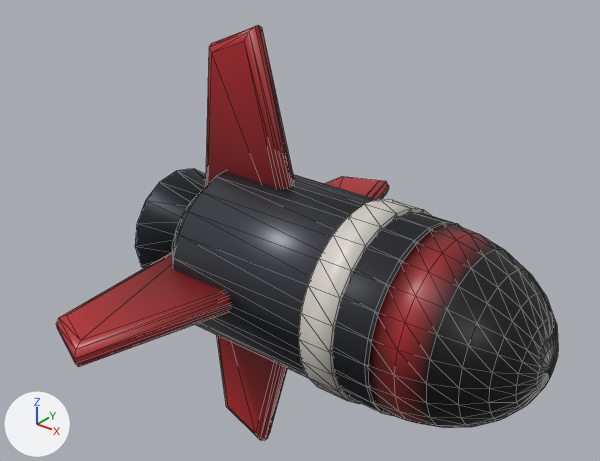
Before and after pictures for a commit that changed the glTF model public/models/proj_missile.glb.
Rendered twice from a 50 mm lens placed at (0.693, -1.062, 0.744), pointed at (-0.16, 0.004, 0.083). Every picture has the same lights, and +X, +Y and +Z are marked at lower left. The older version comes first. Mesh edges are drawn as thin lines. Where no turn or scale is listed for an object, it has been applied to the vertices. Vertices at exactly the same position are counted once.

Objects in the first picture: 'missile_mesh'.
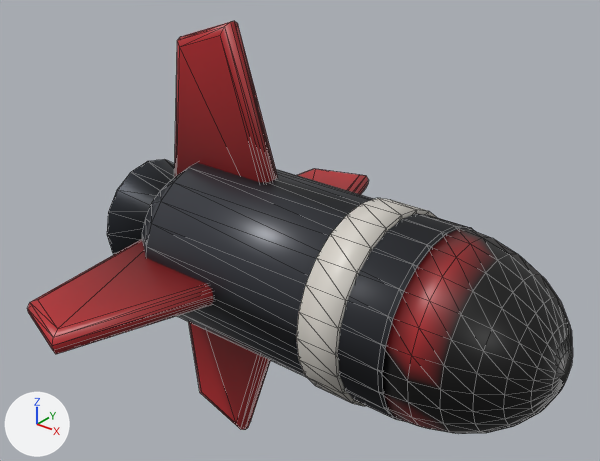
Scene script edits in JSON lines:
```json
{"block": "me_missile_mesh", "where": "# used by ob_missile_mesh; location = (0.0, 0.0, 0.0)"}
{"op": "remove", "block": "me_missile_mesh", "code": "me_missile_mesh.from_pydata(...)  # 468 vertices, 908 faces; spans x -0.475..0.335, y -0.442..0.442, z -0.442..0.442"}
{"op": "add", "block": "me_missile_mesh", "code": "me_missile_mesh.from_pydata(...)  # 468 vertices, 908 faces; spans x -0.56..0.358, y -0.442..0.442, z -0.442..0.442"}
{"block": "me_missile_mesh", "change": "me_missile_mesh part 1: the loose piece of 74 vertices spanning x -0.375..0.112, y -0.17..0.17, z -0.17..0.17 is scaled about its middle by (1.23, 1, 1), then moved by (-0.03, 0.0, 0.0)"}
{"block": "me_missile_mesh", "change": "me_missile_mesh part 2: the loose piece of 170 vertices spanning x 0.105..0.335, y -0.168..0.168, z -0.168..0.168 is moved by (0.024, 0.0, 0.0)"}
{"block": "me_missile_mesh", "change": "me_missile_mesh part 3: the loose piece of 96 vertices spanning x -0.019..0.045, y -0.177..0.177, z -0.177..0.177 is scaled about the mesh origin by (1.23, 1, 1)"}
{"block": "me_missile_mesh", "change": "me_missile_mesh part 4: the loose piece of 32 vertices spanning x -0.475..-0.375, y -0.122..0.122, z -0.122..0.122 is moved by (-0.085, 0.0, 0.0)"}
{"block": "me_missile_mesh", "change": "me_missile_mesh part 5: 96 of 468 vertices moved; they spanned x -0.394..-0.131, y -0.442..0.442, z -0.442..0.442 and now span x -0.483..-0.161, y -0.442..0.442, z -0.442..0.442; mean shift (-0.064, 0.0, 0.0); largest move (-0.394, 0.004, 0.0) -> (-0.483, 0.004, 0.0)"}
{"block": "me_missile_mesh", "change": "me_missile_mesh part 6: 231 faces centred in x -0.408..0.188, y -0.168..0.168, z -0.168..0.168 are repainted in the vertex colours; the middle colour goes from light grey #cecece to light grey #cacaca"}
{"block": "me_missile_mesh", "change": "me_missile_mesh part 7: 90 faces centred in x -0.475..0.003, y -0.427..0.427, z -0.427..0.427 are repainted in the vertex colours; the middle colour goes from white #f6f6f6 to white #f5f5f5"}
```

What differs and where, as boxes [x1, y1, x2, y2] in the pictures (600 x 461 px; the box of a moved part takes in the faces that stretch with it):
```json
{"object": "missile_mesh", "change": "reshaped, recoloured", "before": [56, 25, 558, 440], "after": [27, 21, 573, 434], "on screen": "9% wider"}
{"part": 1, "of": "me_missile_mesh", "change": "moved or reshaped", "before": [172, 171, 460, 416], "after": [142, 162, 473, 422]}
{"part": 2, "of": "me_missile_mesh", "change": "moved or reshaped", "before": [369, 224, 558, 428], "after": [383, 229, 573, 434]}
{"part": 3, "of": "me_missile_mesh", "change": "moved or reshaped", "before": [298, 199, 431, 404], "after": [296, 198, 436, 406]}
{"part": 4, "of": "me_missile_mesh", "change": "moved or reshaped", "before": [135, 169, 206, 269], "after": [107, 159, 175, 254]}
{"part": 5, "of": "me_missile_mesh", "change": "moved or reshaped", "before": [56, 25, 389, 440], "after": [27, 21, 368, 430]}
{"part": 6, "of": "me_missile_mesh", "change": "recoloured", "before": [80, 28, 504, 435], "after": [53, 28, 517, 433]}
{"part": 7, "of": "me_missile_mesh", "change": "edited", "before": [179, 194, 388, 326], "after": [179, 194, 388, 326], "on screen": "looks the same"}
```
